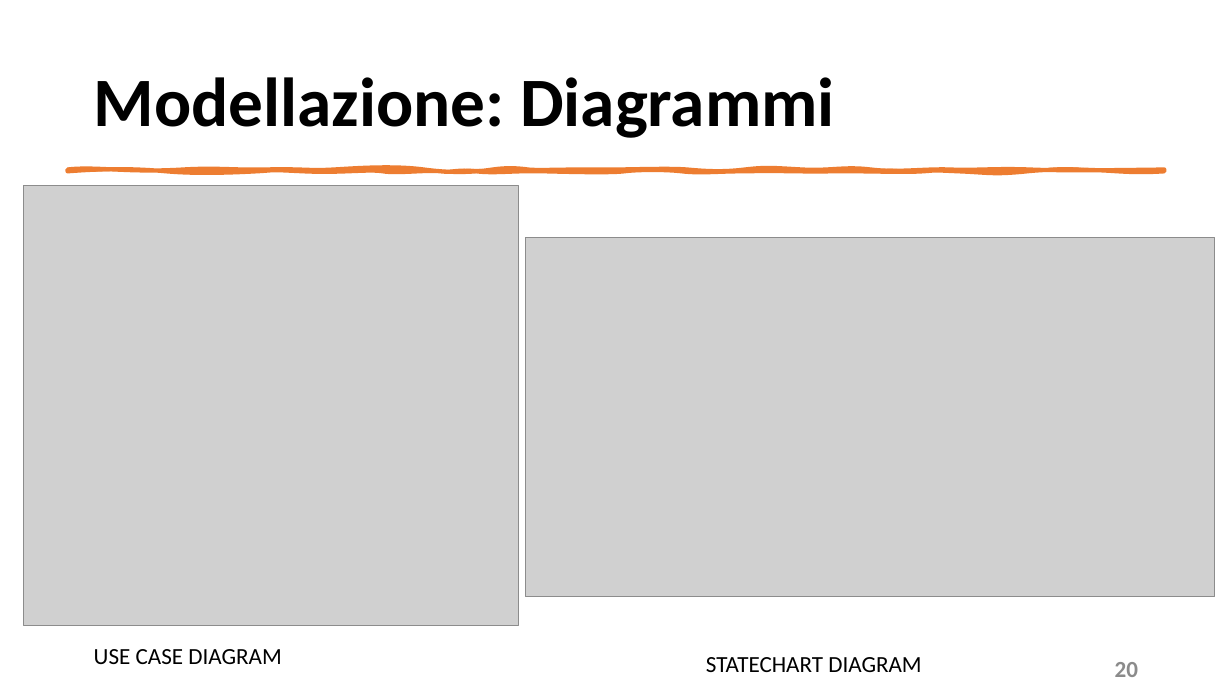
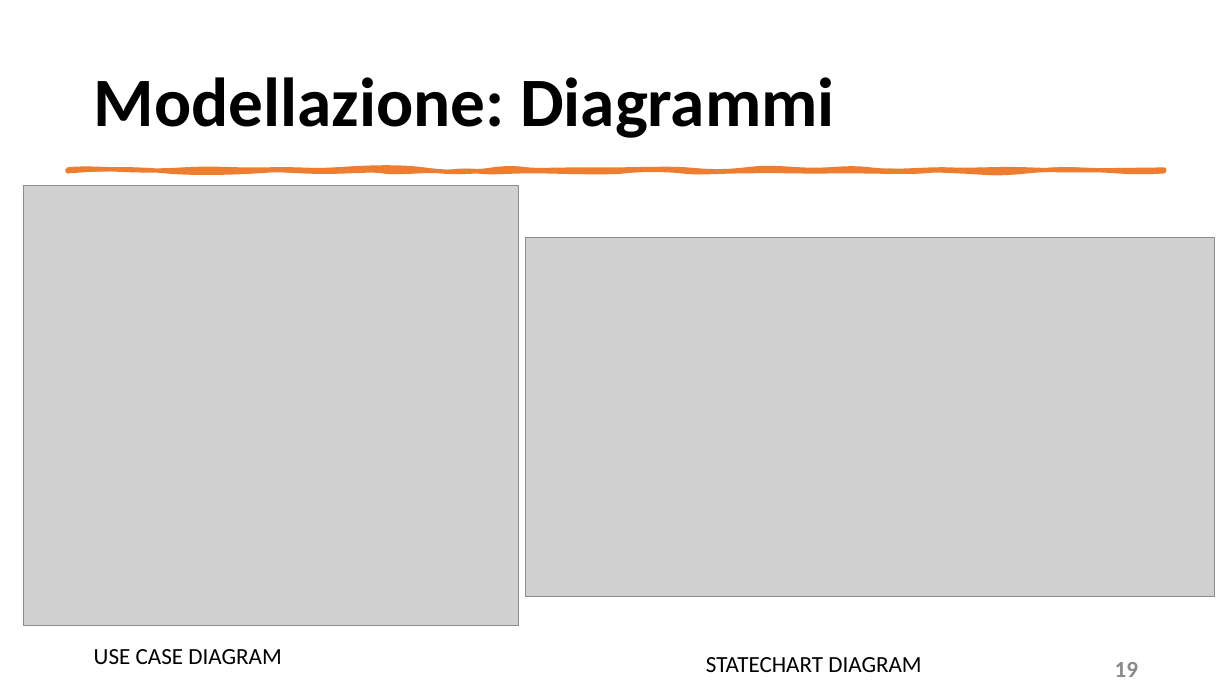
Before and after one commit to mangilimatteo/Progetto_Ingegneria_Software_Cattaneo_Mangili_Saini, a slide deck: slide 19 of Presentazione/Presentazione_Progetto.pptx (slide 20 before the commit). Drawn at 1232x693 pixels with LibreOffice and Linux fonts; fonts in the diff are those of the drawing; grey boxes stand for pictures. Boxes give left, top, right and bottom in pixels: in the first picture for what was removed or moved away, otherwise in the second. Text is boxed around its words. In the diff, an @@ line names an element or a change of style, - is before the commit and + after.

```diff
--- a/Presentazione/Presentazione_Progetto.pptx
+++ b/Presentazione/Presentazione_Progetto.pptx
@@ text at (1115, 662, 1138, 677): text changed @@
-20
+19
```
Also in this commit, not shown: 5 other slides changed, 1 slide removed, 2 other files.
